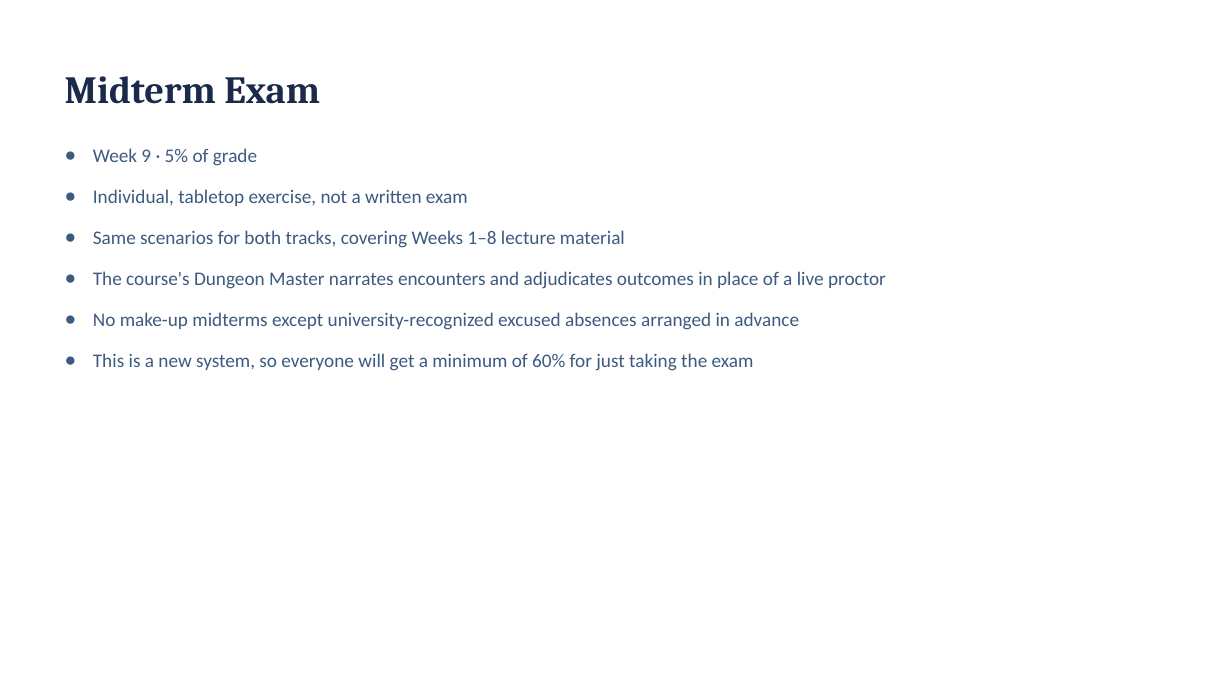
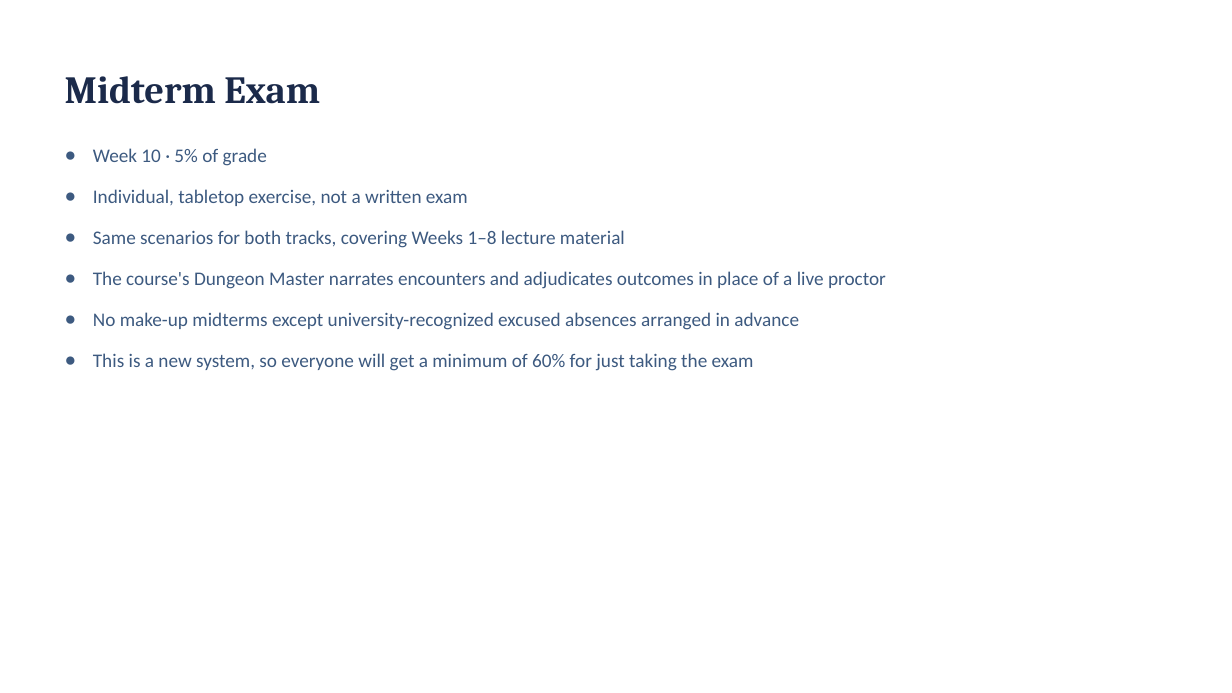
Before and after one commit to BYU-CYBER-444/byu-cyber-444.github.io, a slide deck: slide 15 of lectures/CYBER444_Week01_Introduction_and_Environment_Setup.pptx (slide 13 before the commit). Drawn at 1232x693 pixels with LibreOffice and Linux fonts; fonts in the diff are those of the drawing. Boxes give left, top, right and bottom in pixels: in the first picture for what was removed or moved away, otherwise in the second. Text is boxed around its words. In the diff, an @@ line names an element or a change of style, - is before the commit and + after.

```diff
--- a/lectures/CYBER444_Week01_Introduction_and_Environment_Setup.pptx
+++ b/lectures/CYBER444_Week01_Introduction_and_Environment_Setup.pptx
@@ text at bbox=[93, 148, 267, 166]: text changed @@
-● Week 9 · 5% of grade
+● Week 10 · 5% of grade
```
Also in this commit, not shown: 4 other slides changed, 2 slides added.
